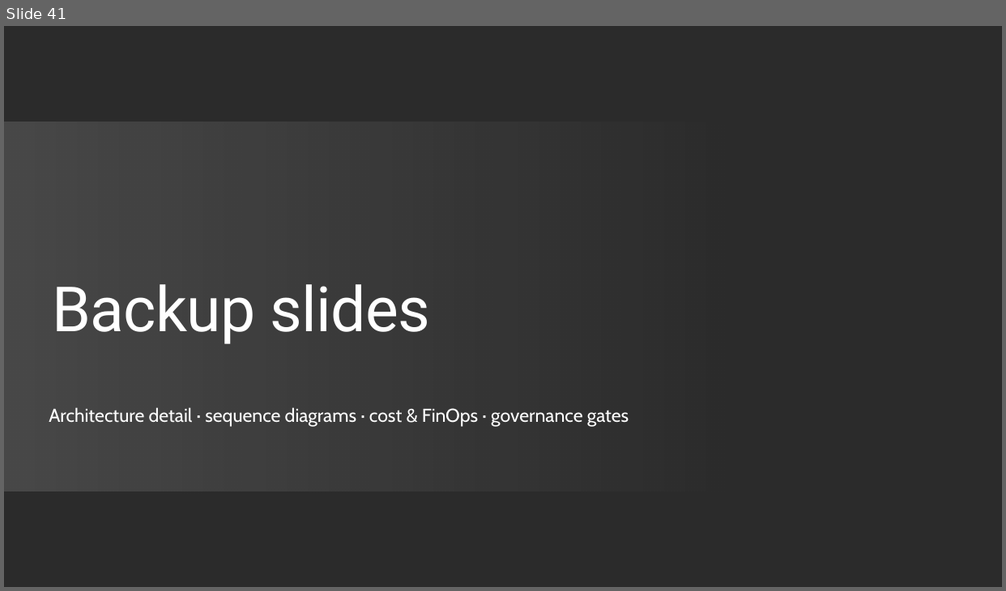
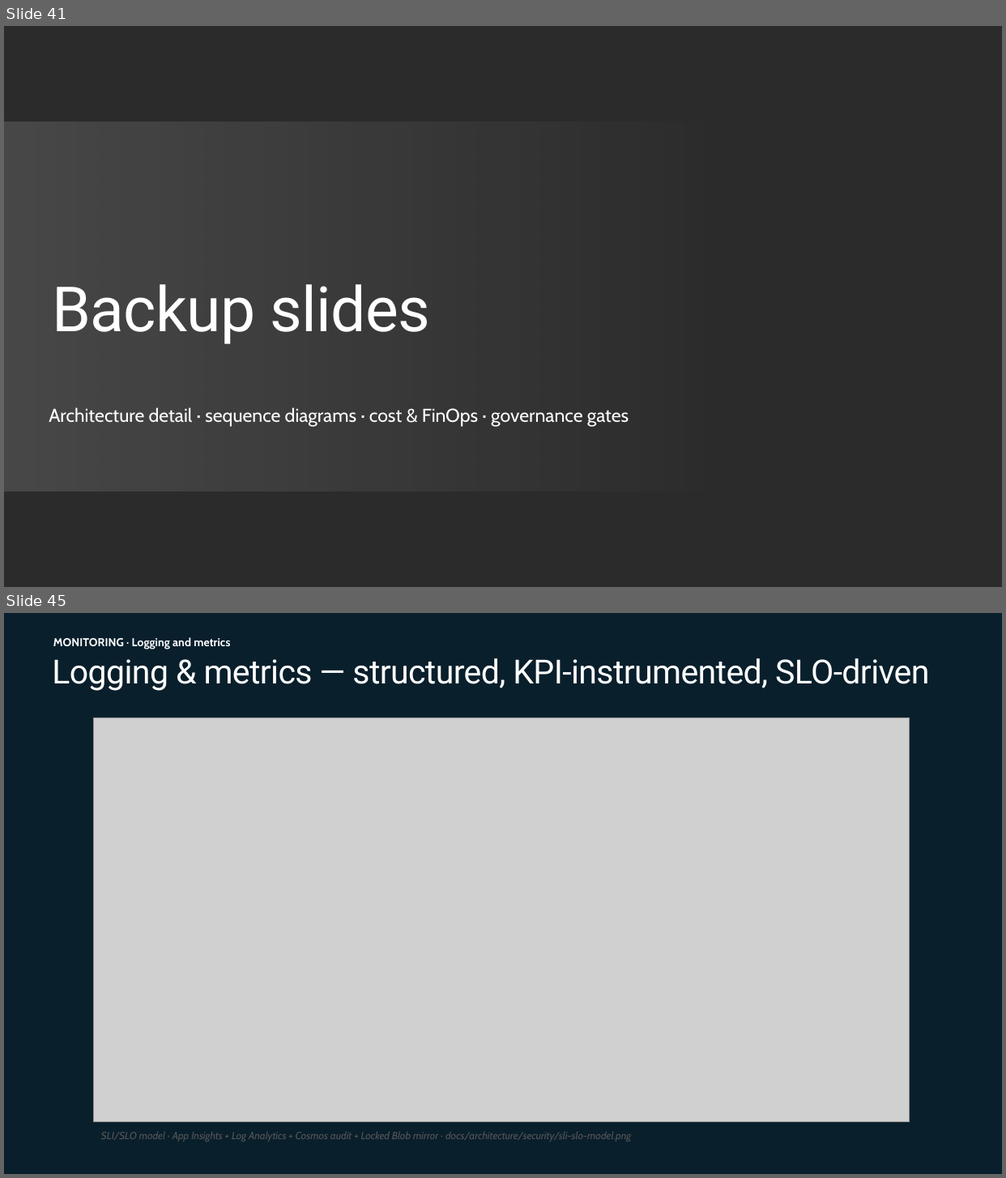
Before and after one commit to johnbilliris/ama, a slide deck: docs/ama-presentation/AMA_Capstone_Disaster_Response_Hub.pptx. Shown one above the other, each under a label of ours: slide 41 before the commit, slides 41 and 45 after it; the slides between them are not shown. The pictures are 1006x591 and 1006x1178 pixels, drawn with LibreOffice and Linux fonts; fonts in the diff are those of the drawing; grey boxes stand for pictures; background and template pictures are left out; a plain dark background stands for a picture behind light text. Boxes give left, top, right and bottom in pixels: in the first picture for what was removed or moved away, otherwise in the second. Text is boxed around its words. In the diff, an @@ line names an element or a change of style, - is before the commit and + after.

```diff
--- a/docs/ama-presentation/AMA_Capstone_Disaster_Response_Hub.pptx
+++ b/docs/ama-presentation/AMA_Capstone_Disaster_Response_Hub.pptx
@@ slide 45 added at [4, 613, 1002, 1174], background #091F2C @@
@@ title added at [52, 658, 929, 691], 32 pt, text #FFFFFF @@
+Logging & metrics — structured, KPI-instrumented, SLO-driven
@@ text added at [53, 637, 230, 649], 11 pt, text #FFFFFF, bold @@
+MONITORING · Logging and metrics
@@ picture added at [94, 717, 910, 1122] @@
@@ text added at [101, 1131, 631, 1142], 10 pt, text #555555, italic @@
+SLI/SLO model · App Insights + Log Analytics + Cosmos audit + Locked Blob mirror · docs/architecture/security/sli-slo-model.png
```
Also in this commit, not shown: 13 other slides added, 6 other files.
